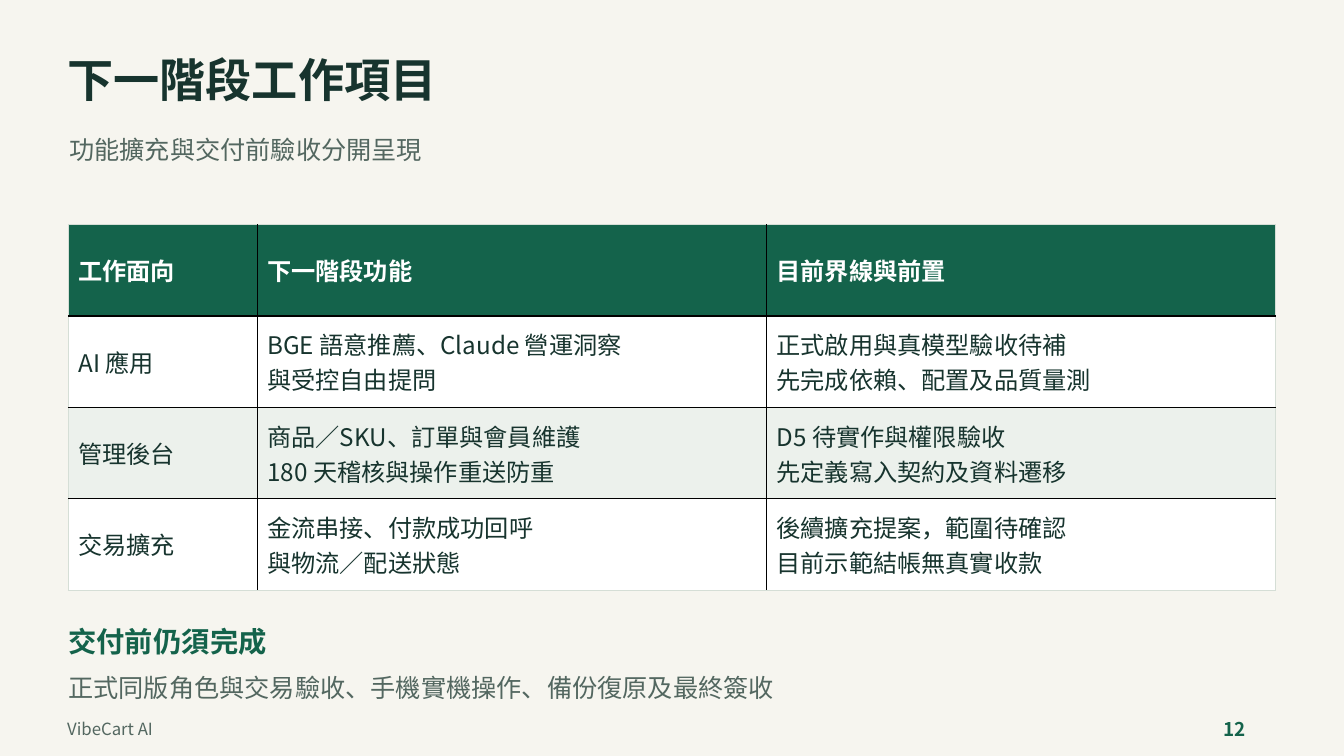
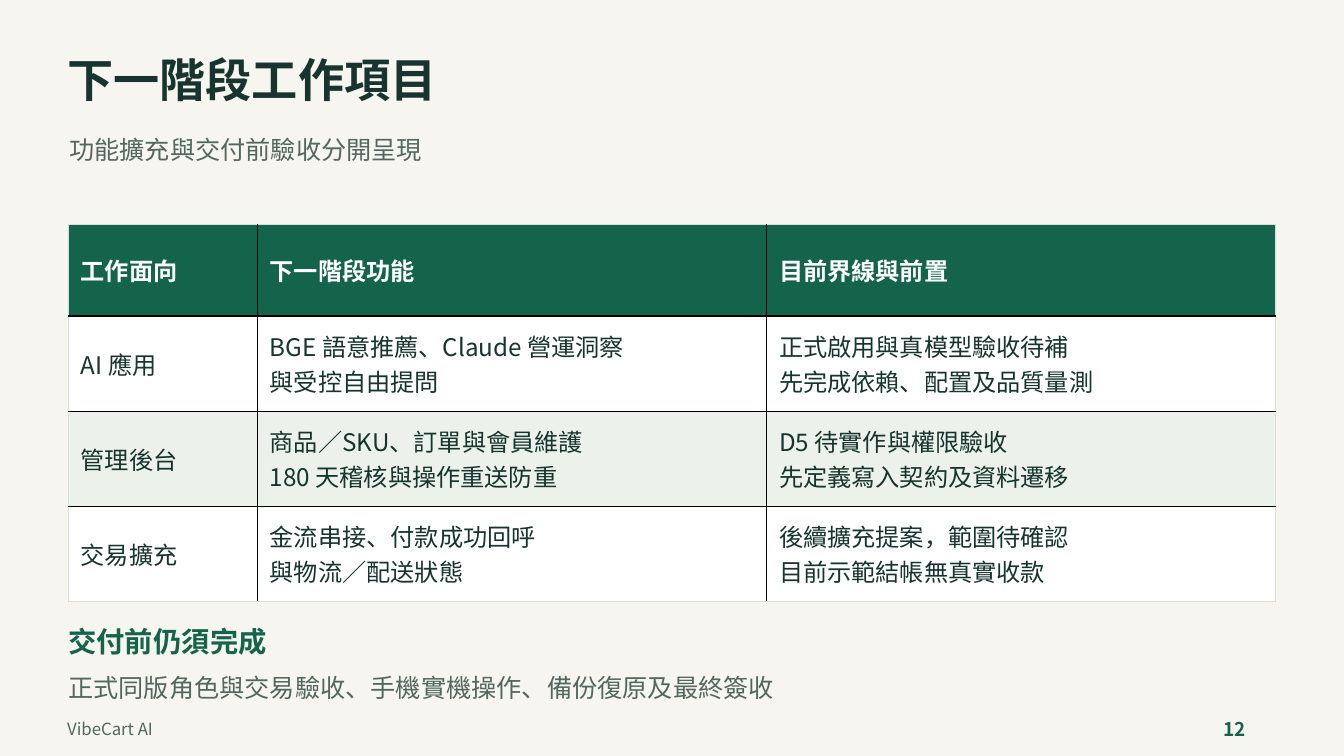
Before and after one commit to SamWang61/LLM_PJ, a slide deck: slide 12 of 簡報文件/超市AI版_2026-10-18/VibeCart_AI_超市網購與AI系統_2026-10-18_v5.pptx. Drawn at 1344x756 pixels with LibreOffice and Linux fonts; fonts in the diff are those of the drawing. Boxes give left, top, right and bottom in pixels: in the first picture for what was removed or moved away, otherwise in the second. Text is boxed around its words. In the diff, an @@ line names an element or a change of style, - is before the commit and + after.

```diff
--- a/簡報文件/超市AI版_2026-10-18/VibeCart_AI_超市網購與AI系統_2026-10-18_v5.pptx
+++ b/簡報文件/超市AI版_2026-10-18/VibeCart_AI_超市網購與AI系統_2026-10-18_v5.pptx
@@ table at <box>69,225,1276,590</box> @@
@@ font Noto Sans CJK TC to Noto Sans CJK SC @@
```
Also in this commit, not shown: 2 other slides changed, 1 slide added, 2 other files.
